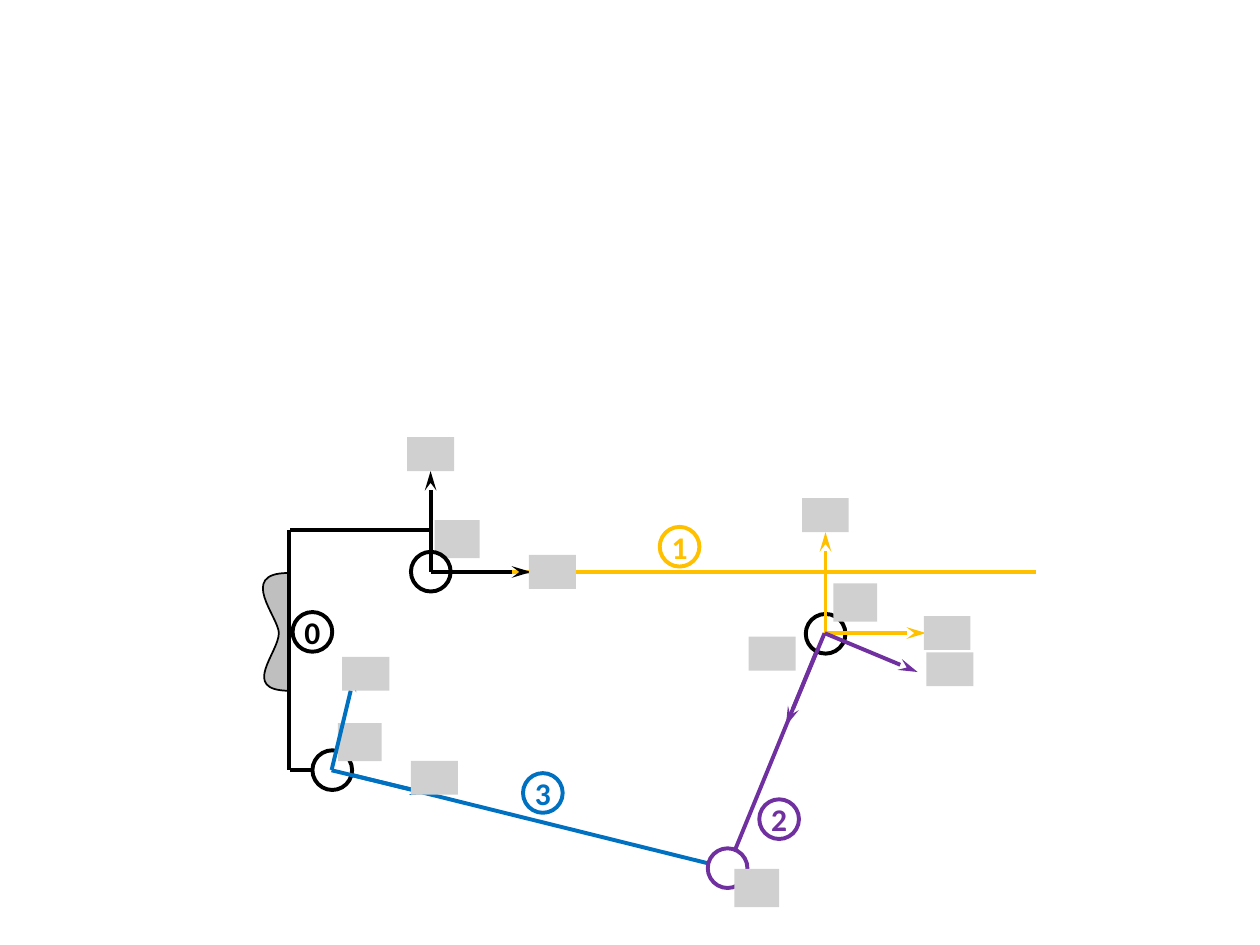
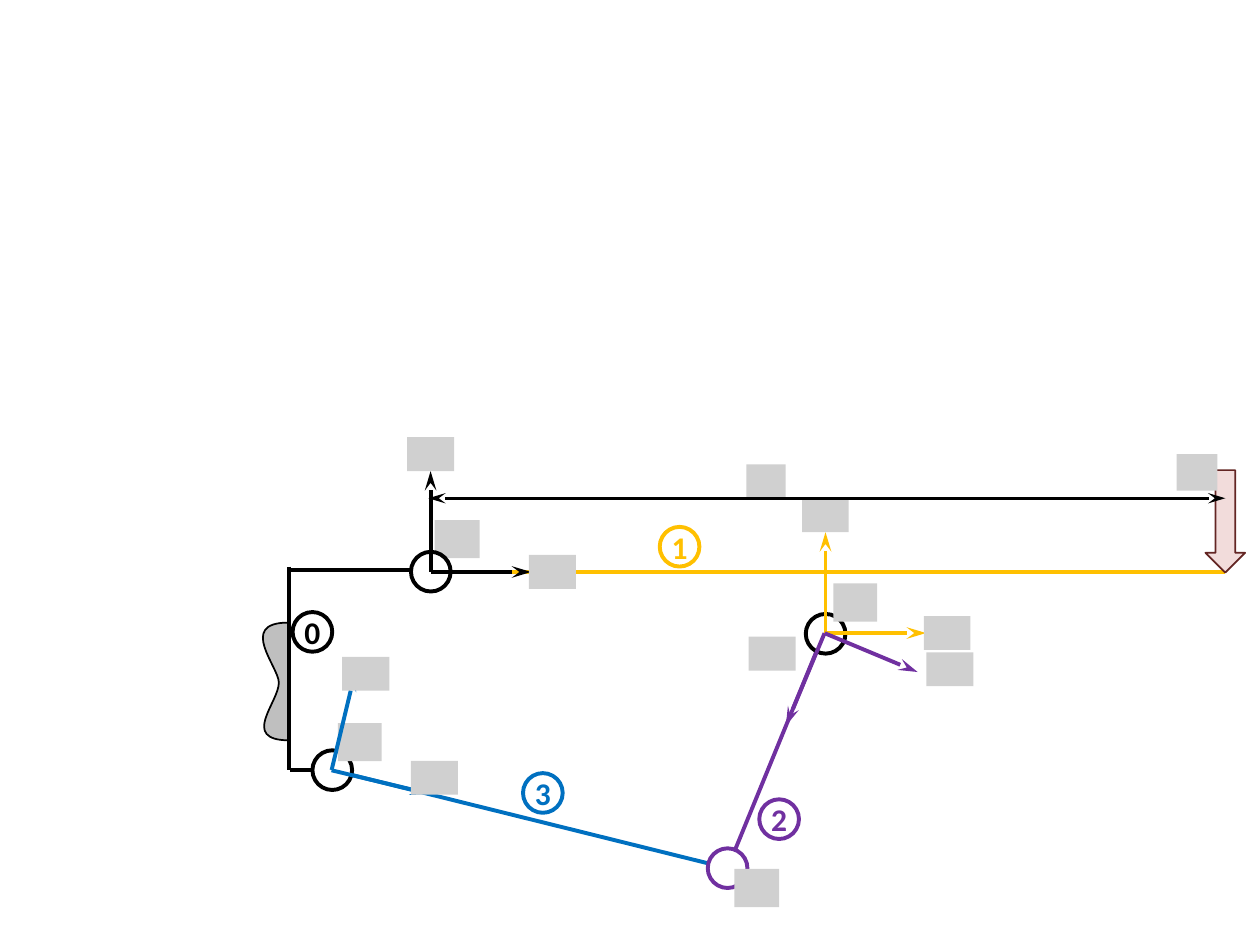
Before and after one commit to xpessoles/TP_Documents, a slide deck: slide 1 of Portail_ABB/EtudeTheorique/images/Figures.pptx. Drawn at 1260x945 pixels with LibreOffice and Linux fonts; fonts in the diff are those of the drawing; grey boxes stand for pictures. Boxes give left, top, right and bottom in pixels: in the first picture for what was removed or moved away, otherwise in the second. Text is boxed around its words. In the diff, an @@ line names an element or a change of style, - is before the commit and + after.

```diff
--- a/Portail_ABB/EtudeTheorique/images/Figures.pptx
+++ b/Portail_ABB/EtudeTheorique/images/Figures.pptx
@@ picture added at (746, 465, 785, 499) @@
@@ picture added at (1177, 455, 1217, 491) @@
@@ right arrow added at (1206, 470, 1245, 572), fill #F2DCDB, outline #632523 1 pt @@
@@ double arrow added from (428, 498) to (1225, 498), #000000 1.5 pt @@
@@ line moved from (289, 530) - (289, 770) to (289, 567) - (289, 770) @@
@@ line moved from (430, 530) - (290, 530) to (428, 570) - (289, 570) @@
@@ line moved from (451, 572) - (1036, 572) to (451, 572) - (1225, 572) @@
@@ freeform shape: place and size @@
-freeform shape at (263, 573, 290, 690)
+freeform shape at (263, 622, 290, 740)
```
Also in this commit, not shown: 3 other files.
